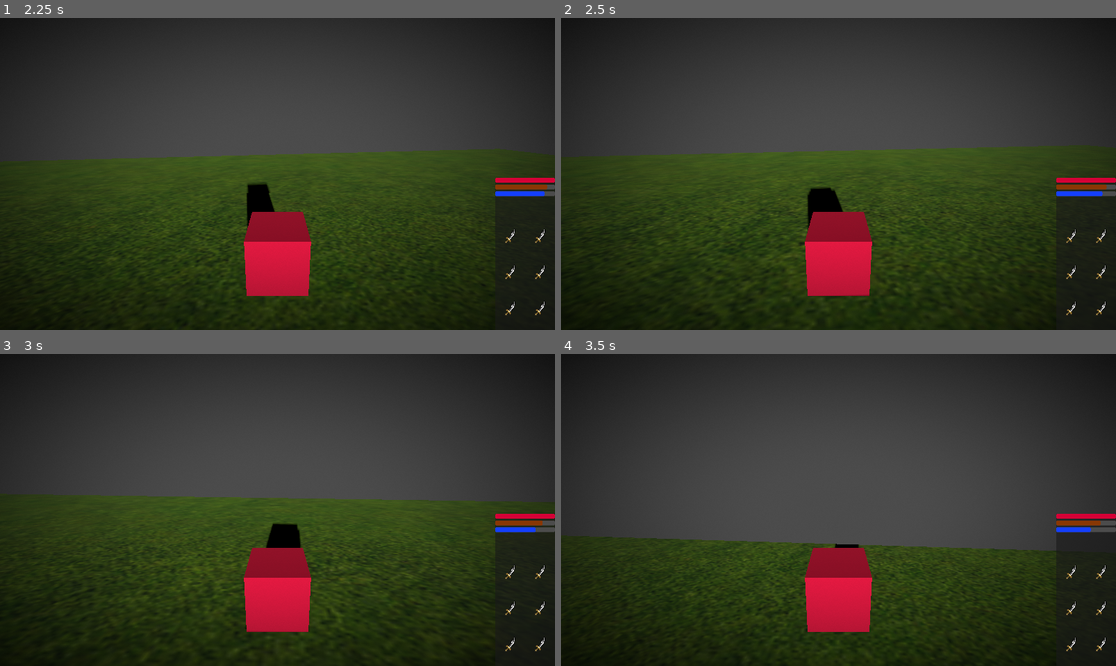
Above: before the commit, frames 1-4 (two rows, left to right).
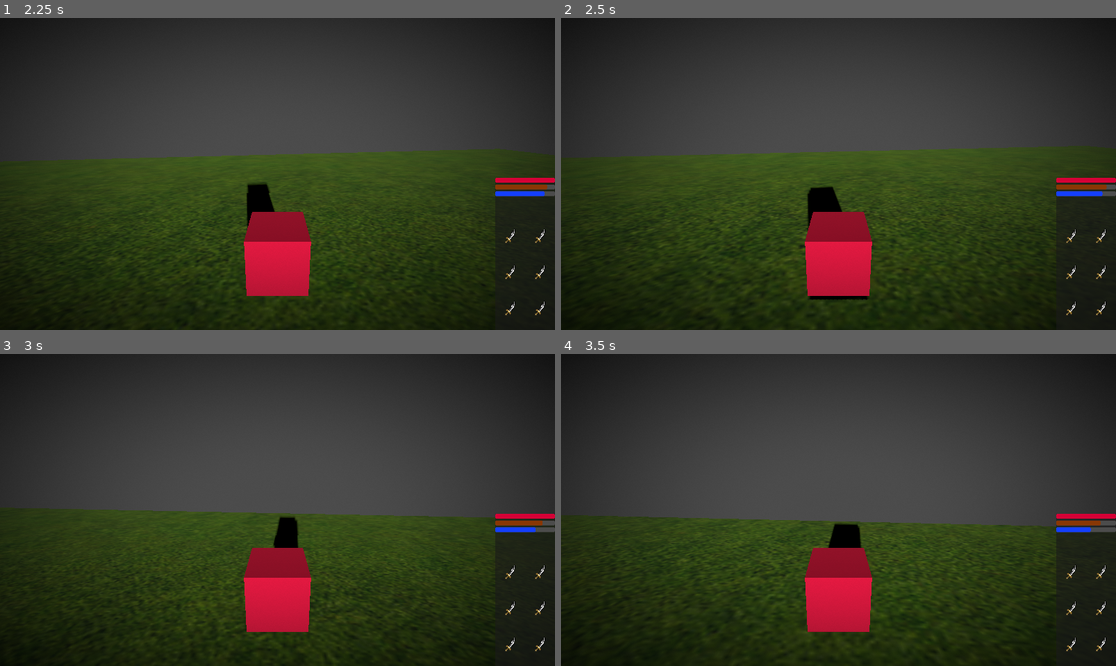
Above: after the commit, the same moments.

Repository: KOTLI-game/KOTLI
Game: Godot game, scene res://Main.tscn
Two runs of this game, one before a commit and one after it. Both use one fixed random seed, a clock stepped at 60 frames per second and the inputs below.
Inputs (mouse positions are in pixels of both pictures, inside the frame that each line leads up to):
- Up to frame 1 (2.25 s): tap Enter at 0.5 s; move the mouse to (305, 174) at 0.52 s; hold Space (move_jump) 0.53-1.28 s; hold W (move_forward) from 0.53 s (still down); move the mouse to (249, 174) at 1.27 s; tap Shift (move_sprint) at 1.35 s; tap Space (move_jump) at 1.52, 1.55, 1.82 s; move the mouse to (288, 167) at 2.02 s; hold Space (move_jump) from 2.03 s (still down)
- Up to frame 2 (2.5 s): keep holding W (move_forward); keep holding Space (move_jump)
- Up to frame 3 (3 s): keep holding W (move_forward); move the mouse to (271, 516) at 2.77 s; release Space (move_jump) at 2.78 s; tap Shift (move_sprint) at 2.85 s
- Up to frame 4 (3.5 s): keep holding W (move_forward); tap Space (move_jump) at 3.02, 3.05, 3.32 s

Frame 1 is identical in both runs. In frame 2, 1.1% of the frame differs, in the area x 0-99%, y 40-100%; in frame 3, 5.7%; in frame 4, 7.1%, in the area x 0-90%, y 51-100%.

Commit message:
add death screen and respawn

Diff:
--- a/Main.tscn
+++ b/Main.tscn
@@ -135,6 +135,25 @@
 theme_override_font_sizes/font_size = 91
 text = "paused"
 
+[node name="DeathMenu" type="PanelContainer" parent="UI"]
+visible = false
+anchors_preset = 15
+anchor_right = 1.0
+anchor_bottom = 1.0
+offset_left = -0.00012207
+offset_top = 3.05176e-05
+offset_right = 4.70471
+grow_horizontal = 2
+grow_vertical = 2
+
+[node name="DeathText" type="Label" parent="UI/DeathMenu"]
+layout_mode = 2
+size_flags_horizontal = 4
+theme_override_colors/font_color = Color(0.717647, 0, 0, 1)
+theme_override_colors/font_shadow_color = Color(1, 1, 1, 1)
+theme_override_font_sizes/font_size = 91
+text = "You Died"
+
 [node name="Inventory" type="PanelContainer" parent="UI"]
 anchors_preset = 3
 anchor_left = 1.0
--- a/pause_menu.gd
+++ b/pause_menu.gd
@@ -12,9 +12,7 @@
 func _process(_delta: float) -> void:
 	if Input.is_action_just_pressed("pause_game"):
 		is_paused = !is_paused
+		visible = is_paused
 	elif is_paused and Input.is_action_just_pressed("menu_exit"):
 		is_paused = false
-	if is_paused:
-		visible = true
-	else:
 		visible = false
--- a/player.gd
+++ b/player.gd
@@ -6,7 +6,7 @@
 const SPEED = 5.0
 const JUMP_VELOCITY = 4.5
 const SPRINT_MULTIPLIER = 2
-const FRICTION = 5
+const FRICTION = 8
 const controller_look_factor = 11#completely subjective
 var mouse_sens = 0.3
 var is_sprinting = false
@@ -16,9 +16,11 @@
 		Input.set_mouse_mode(Input.MOUSE_MODE_VISIBLE)
 	else:
 		Input.set_mouse_mode(Input.MOUSE_MODE_CAPTURED)
+		if get_health() == 0:
+			respawn()
 		if not is_on_floor():
 			velocity += get_gravity() * delta
-		if Input.is_action_just_pressed("move_jump") and is_on_floor():
+		if Input.is_action_pressed("move_jump") and is_on_floor():
 			velocity.y = JUMP_VELOCITY
 		var input_dir := Input.get_vector("move_left", "move_right", "move_forward", "move_backward")
 		var direction := (transform.basis * Vector3(input_dir.x, 0, input_dir.y)).normalized()
@@ -47,24 +49,40 @@
 
 		move_and_slide()
 
+func respawn() -> void:
+	set_health(100)
+	set_water(100)
+	set_hunger(100)
+	velocity = Vector3.ZERO
+	position = Vector3(0, 0.5, 0)
+	get_parent().find_child("DeathMenu").visible = false
+
 func _input(event):
 	if event is InputEventMouseMotion:
 		if(!is_paused()):
 			rotate_y(deg_to_rad(-event.relative.x*mouse_sens))
 
 func consume_hunger(ammount: float) -> void:
-	(get_parent().find_children("Inventory")[0].get_child(1).get_child(1) as ProgressBar).value -= ammount
+	(get_parent().find_child("Inventory").get_child(1).get_child(1) as ProgressBar).value -= ammount
 func consume_water(ammount: float) -> void:
-	(get_parent().find_children("Inventory")[0].get_child(1).get_child(2) as ProgressBar).value -= ammount
+	(get_parent().find_child("Inventory").get_child(1).get_child(2) as ProgressBar).value -= ammount
 func consume_health(ammount: float) -> void:
-	(get_parent().find_children("Inventory")[0].get_child(1).get_child(0) as ProgressBar).value -= ammount
-	var v = get_parent().find_children("Vignette")[0]
-	v.set_vignette(Color.RED)
+	(get_parent().find_child("Inventory").get_child(1).get_child(0) as ProgressBar).value -= ammount
+	get_parent().find_child("Vignette").set_vignette(Color.RED)
+	if get_health() == 0:
+		get_parent().find_child("DeathMenu").visible = true
+		get_parent().find_child("PauseMenu").is_paused = true
 func get_water() -> float:
-	return (get_parent().find_children("Inventory")[0].get_child(1).get_child(2) as ProgressBar).value
+	return (get_parent().find_child("Inventory").get_child(1).get_child(2) as ProgressBar).value
 func get_hunger() -> float:
-	return (get_parent().find_children("Inventory")[0].get_child(1).get_child(1) as ProgressBar).value
+	return (get_parent().find_child("Inventory").get_child(1).get_child(1) as ProgressBar).value
 func get_health() -> float:
-	return (get_parent().find_children("Inventory")[0].get_child(1).get_child(0) as ProgressBar).value
+	return (get_parent().find_child("Inventory").get_child(1).get_child(0) as ProgressBar).value
+func set_water(ammount: float) -> void:
+	(get_parent().find_child("Inventory").get_child(1).get_child(2) as ProgressBar).value = ammount
+func set_hunger(ammount: float) -> void:
+	(get_parent().find_child("Inventory").get_child(1).get_child(1) as ProgressBar).value = ammount
+func set_health(ammount: float) -> void:
+	(get_parent().find_child("Inventory").get_child(1).get_child(0) as ProgressBar).value = ammount
 func is_paused() -> bool:
 	return get_parent().find_child("PauseMenu").is_paused
